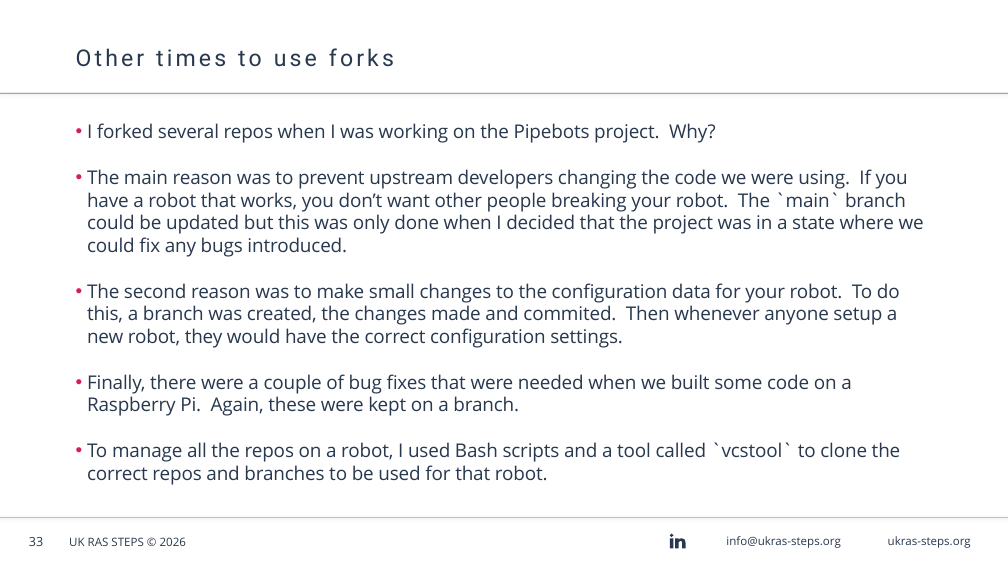
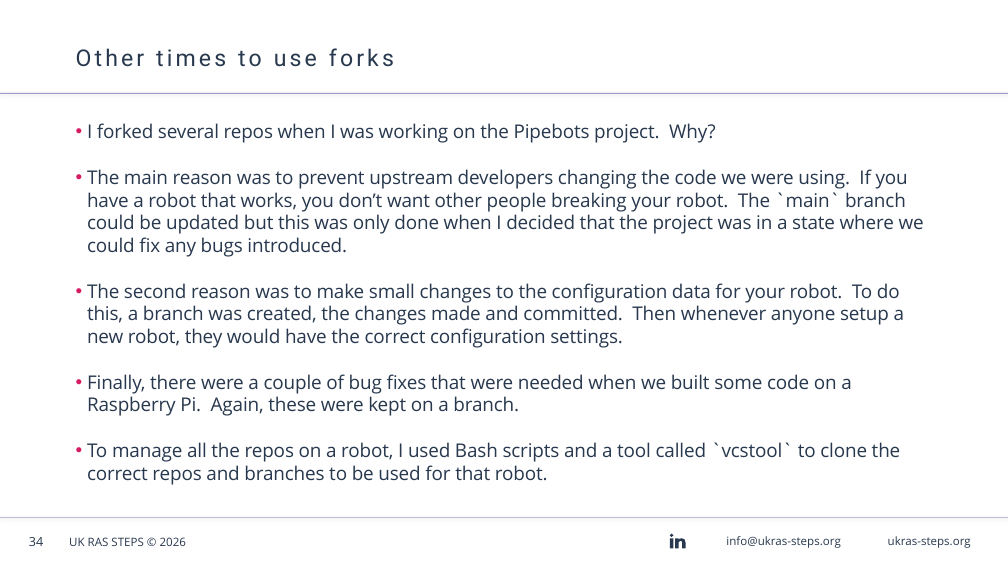
Before and after one commit to AndyBlightLeeds/git-github-workshop, a slide deck: slide 34 of presentation/Git & GitHub Workshop - Windows.odp (slide 33 before the commit). Drawn at 1008x567 pixels with LibreOffice and Linux fonts; fonts in the diff are those of the drawing; background and template pictures are left out. Boxes give left, top, right and bottom in pixels: in the first picture for what was removed or moved away, otherwise in the second. Text is boxed around its words. In the diff, an @@ line names an element or a change of style, - is before the commit and + after.

```diff
--- a/presentation/Git & GitHub Workshop - Windows.odp
+++ b/presentation/Git & GitHub Workshop - Windows.odp
@@ text at (87,283,905,348): text changed @@
-• The second reason was to make small changes to the configuration data for your robot. To do this, a branch was created, the changes made and commited. Then whenever anyone setup a new robot, they would have the correct configuration settings.
+• The second reason was to make small changes to the configuration data for your robot. To do this, a branch was created, the changes made and committed. Then whenever anyone setup a new robot, they would have the correct configuration settings.
@@ page number at (29,537,43,546): text changed @@
-33
+34
```
Also in this commit, not shown: 9 other slides changed, 2 slides added, 1 slide removed, 1 other file.
